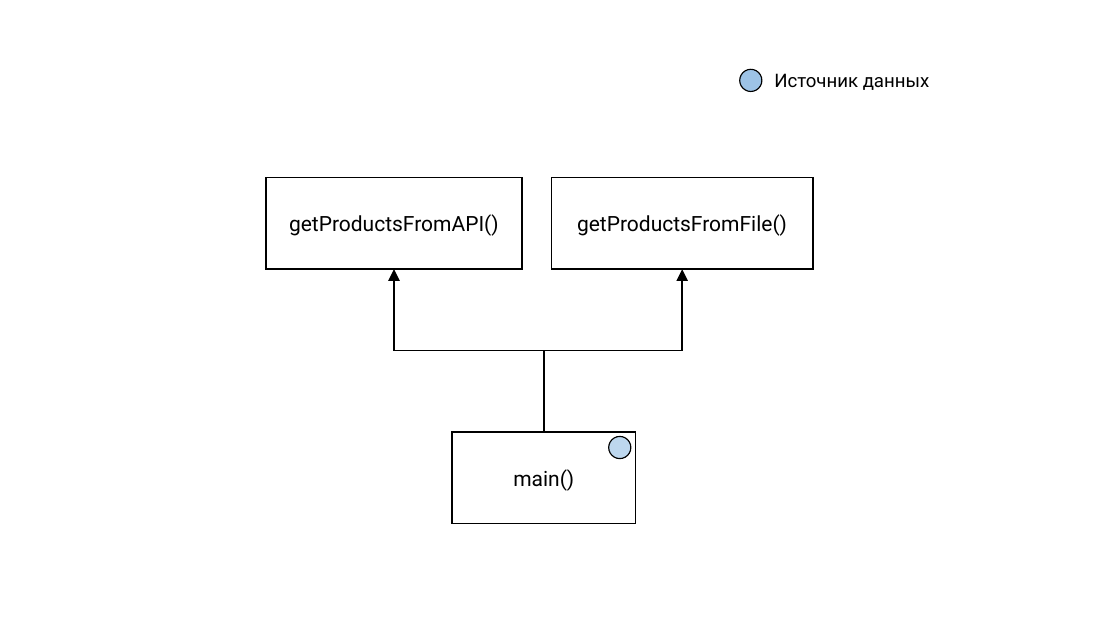
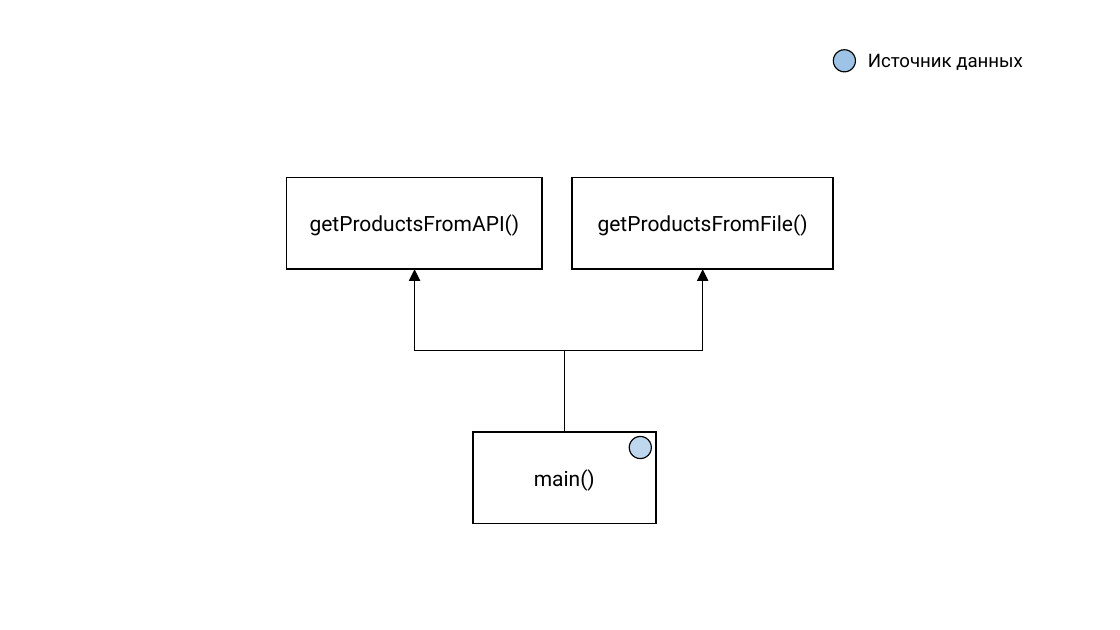
Before and after one commit to rkhaimov/brain-gym, a slide deck: slide 37 of clean/Презентация.pptx (slide 23 before the commit). Drawn at 1120x630 pixels with LibreOffice and Linux fonts; fonts in the diff are those of the drawing. Boxes give left, top, right and bottom in pixels: in the first picture for what was removed or moved away, otherwise in the second. Text is boxed around its words. In the diff, an @@ line names an element or a change of style, - is before the commit and + after.

```diff
--- a/clean/Презентация.pptx
+++ b/clean/Презентация.pptx
@@ ellipse: place and size @@
-ellipse at box(740, 70, 762, 92)
+ellipse at box(833, 50, 855, 71)
@@ text "Источник данных": place and size @@
-text "Источник данных" at box(774, 73, 930, 90)
+text "Источник данных" at box(868, 53, 1023, 70)
@@ 3 rectangles, 2 elbow arrows, 1 ellipse: place and size @@
-3 rectangles, 2 elbow arrows, 1 ellipse at box(266, 177, 812, 523)
+3 rectangles, 2 elbow arrows, 1 ellipse at box(287, 177, 833, 523)
```
Also in this commit, not shown: 7 other slides changed, 49 slides added, 10 slides removed.
